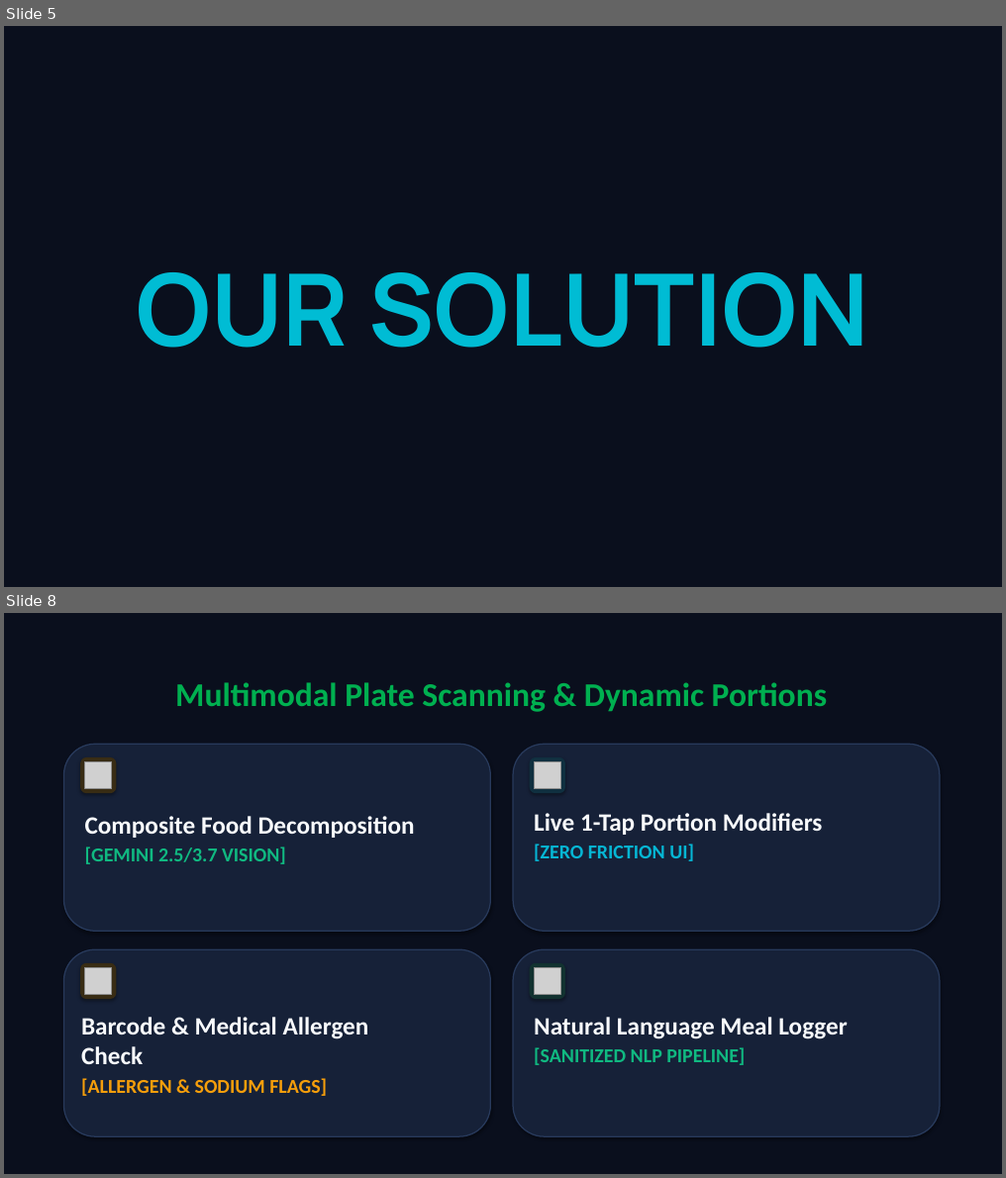
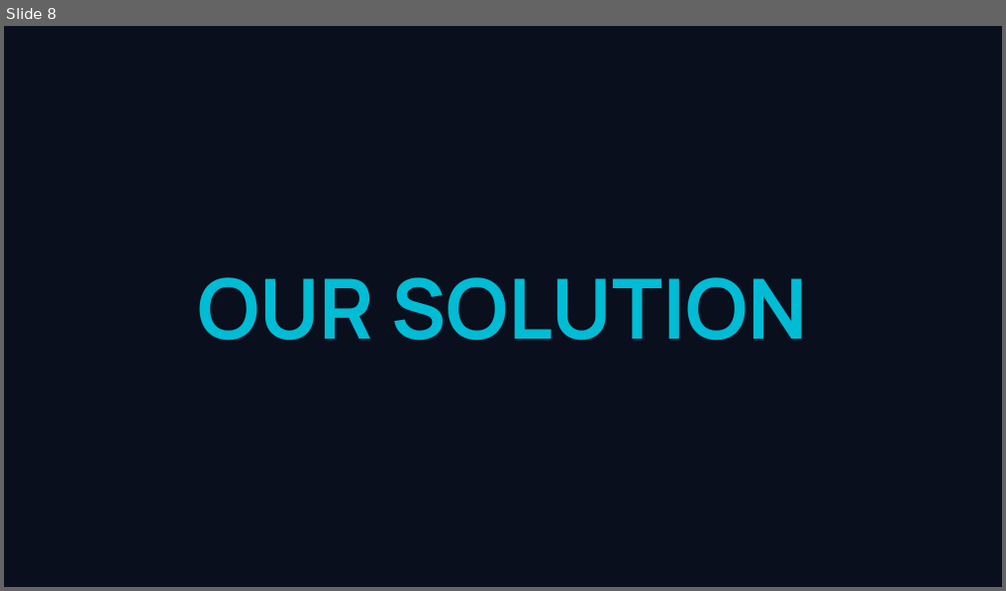
Before and after one commit to m-Affan55/NutriSense, a slide deck: docs/NutriSense_Hackathon_Presentation.pptx. Shown one above the other, each under a label of ours: slides 5 and 8 before the commit, slide 8 after it; the slides between them are not shown. The pictures are 1006x1178 and 1006x591 pixels, drawn with LibreOffice and Linux fonts; fonts in the diff are those of the drawing; grey boxes stand for pictures. Boxes give left, top, right and bottom in pixels: in the first picture for what was removed or moved away, otherwise in the second. Text is boxed around its words. In the diff, an @@ line names an element or a change of style, - is before the commit and + after.

```diff
--- a/docs/NutriSense_Hackathon_Presentation.pptx
+++ b/docs/NutriSense_Hackathon_Presentation.pptx
@@ slide 8 removed at [4, 613, 1002, 1174], background #FFFFFF @@
@@ rectangle removed at [4, 613, 1002, 1174] @@
@@ text removed at [175, 682, 827, 712] @@
-Multimodal Plate Scanning & Dynamic Portions
@@ rounded rectangle removed at [63, 744, 491, 931] @@
@@ rounded rectangle removed at [80, 758, 116, 793] @@
@@ rounded rectangle removed at [513, 744, 940, 931] @@
@@ rounded rectangle removed at [530, 758, 565, 793] @@
@@ picture removed at [85, 761, 112, 789] @@
@@ picture removed at [534, 761, 561, 789] @@
@@ text removed at [85, 816, 415, 864] @@
-Composite Food Decomposition
-[GEMINI 2.5/3.7 VISION]
@@ text removed at [534, 813, 823, 861] @@
-Live 1-Tap Portion Modifiers
-[ZERO FRICTION UI]
@@ rounded rectangle removed at [63, 950, 491, 1137] @@
@@ rounded rectangle removed at [80, 963, 116, 999] @@
@@ picture removed at [85, 967, 112, 995] @@
@@ rounded rectangle removed at [513, 950, 940, 1137] @@
@@ rounded rectangle removed at [530, 963, 565, 999] @@
@@ picture removed at [534, 967, 561, 995] @@
@@ text removed at [81, 1017, 369, 1096] @@
-Barcode & Medical Allergen Check
-[ALLERGEN & SODIUM FLAGS]
@@ text removed at [534, 1017, 846, 1065] @@
-Natural Language Meal Logger
-[SANITIZED NLP PIPELINE]
@@ what was slide 5 is now slide 8 @@
@@ slide 8 changed as well @@
@@ text "OUR SOLUTION": place and size @@
-text "OUR SOLUTION" at [137, 273, 869, 348]
+text "OUR SOLUTION" at [197, 277, 808, 341]
@@ text "OUR SOLUTION" at [197, 277, 808, 341]: size 96 to 80 pt; more space between paragraphs @@
```
Also in this commit, not shown: 4 other slides changed, 19 slides added, 10 other slides removed, 6 other files.
